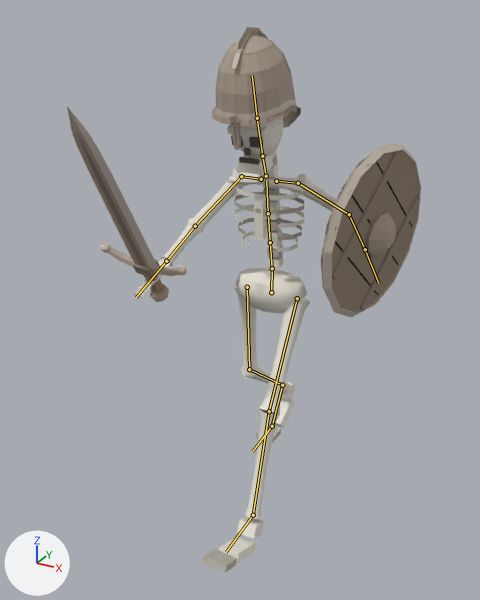
Before and after pictures for a commit that changed the glTF model assets/scarlands/bestiary-v1/scar_skeleton.glb.
The view is the same before and after, from a camera (50 mm lens) standing at (1.029, -2.103, 1.863) and looking at (-0.038, -0.163, 0.892). The axes (+X, +Y, +Z) are drawn at lower left. The lights are the same throughout. The picture after the commit comes second. Both versions are drawn at frame 0 of the action 'walk'; the numbers are the values there. The bones that change, and the others that lie on the model, are drawn over the model as lines.

The first picture shows 'ScarSkeleton_Bones', 'ScarSkeleton_Helm', 'ScarSkeleton_Shield', 'ScarSkeleton_Sword'.
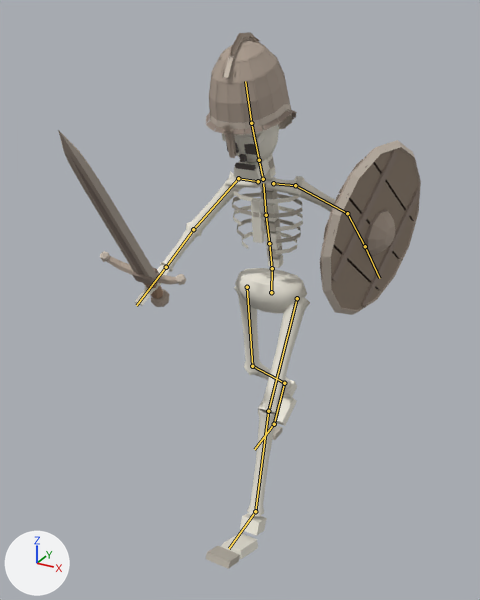
What differs and where, as boxes [x1, y1, x2, y2] in the pictures (480 x 600 px):
'ScarSkeleton_Bones', posed
    before: [134, 106, 337, 573]
    after: [135, 113, 335, 569]
'ScarSkeleton_Shield', posed
    before: [321, 143, 421, 317]
    after: [320, 140, 421, 315]
'ScarSkeleton_Helm', posed
    before: [212, 27, 301, 150]
    after: [206, 32, 297, 158]
'ScarSkeleton_Sword', posed (7% wider, 10% shorter)
    before: [67, 106, 187, 302]
    after: [58, 130, 186, 307]
bone 'mixamorig:Spine', root to tip
    before: (272, 268) to (270, 242)
    after: (272, 268) to (269, 243)
bone 'mixamorig:LeftUpLeg', root to tip
    before: (297, 298) to (269, 411)
    after: (297, 298) to (268, 411)
bone 'mixamorig:LeftLeg', root to tip
    before: (269, 411) to (253, 515)
    after: (268, 411) to (255, 511)
bone 'mixamorig:LeftFoot', root to tip
    before: (253, 515) to (226, 552)
    after: (255, 511) to (229, 548)
bone 'mixamorig:RightUpLeg', root to tip
    before: (247, 287) to (249, 369)
    after: (247, 287) to (252, 366)
bone 'mixamorig:RightLeg', root to tip
    before: (249, 369) to (282, 385)
    after: (252, 366) to (284, 383)

What the commit changed:
Bone 'mixamorig:Spine' (bone_mixamorig_spine) turns from (6, 4, 0) to (9, 4, 0) degrees about its own x, y and z.
Bone 'mixamorig:LeftUpLeg' (bone_mixamorig_leftupleg) turns from (-41, -1, -3) to (-43, -2, -4) degrees about its own x, y and z.
Bone 'mixamorig:LeftLeg' (bone_mixamorig_leftleg) turns from (17, 0, 3) to (24, -1, 4) degrees about its own x, y and z.
Bone 'mixamorig:LeftFoot' (bone_mixamorig_leftfoot) turns from (0, 0, -4) to (-5, 0, -4) degrees about its own x, y and z.
Bone 'mixamorig:RightUpLeg' (bone_mixamorig_rightupleg) turns from (6, 0, 3) to (9, 0, 3) degrees about its own x, y and z.
Bone 'mixamorig:RightLeg' (bone_mixamorig_rightleg) turns from (41, 1, -3) to (37, 1, -3) degrees about its own x, y and z.
